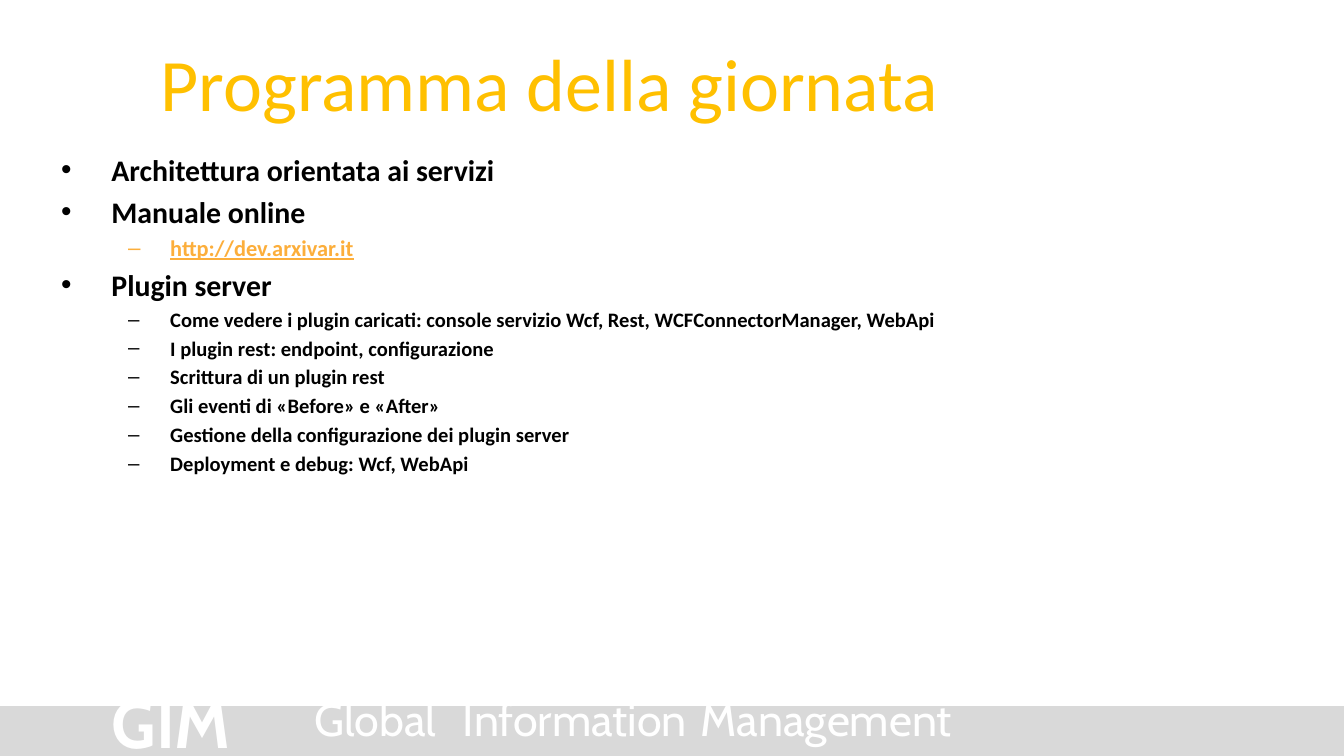
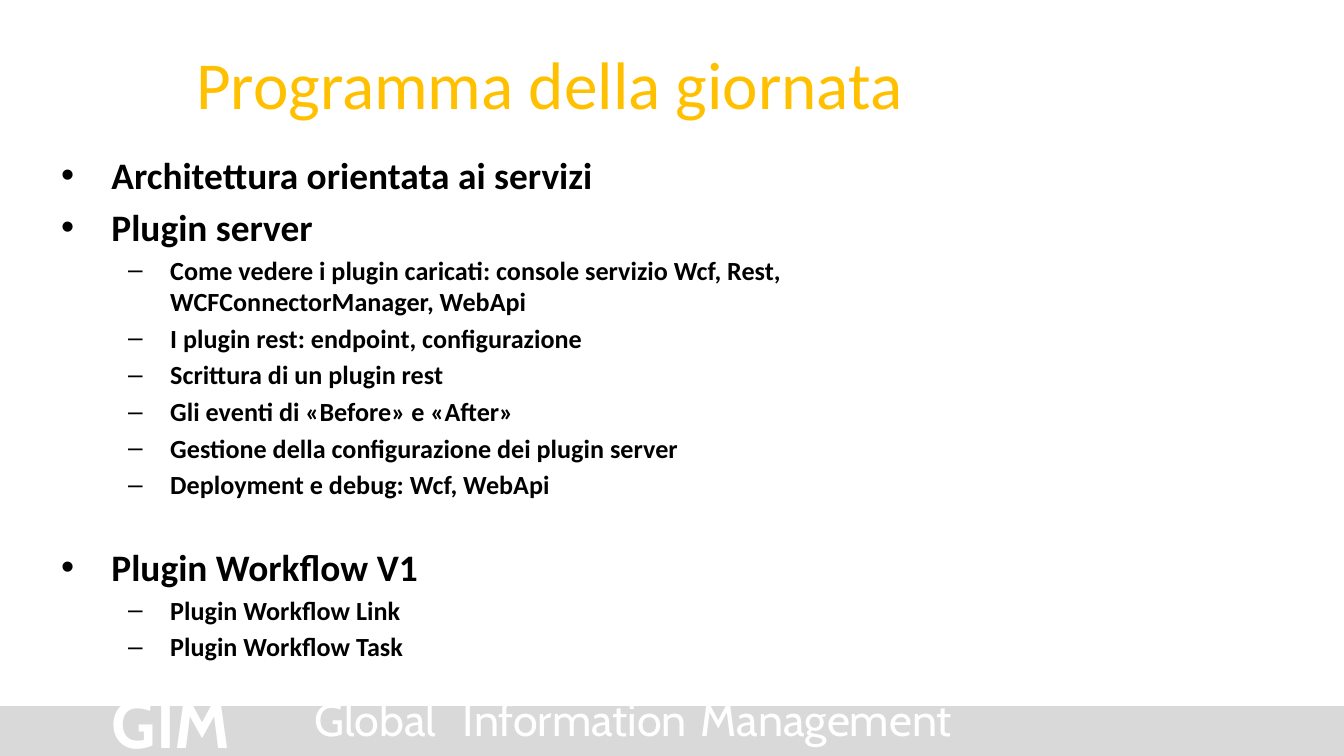
Before and after one commit to Arxivar/Arxivar-Next-Dev-4, a slide deck: slide 2 of doc/ARXDev4.pptx. Drawn at 1344x756 pixels with LibreOffice and Linux fonts; fonts in the diff are those of the drawing; background and template pictures are left out. Boxes give left, top, right and bottom in pixels: in the first picture for what was removed or moved away, otherwise in the second. Text is boxed around its words. In the diff, an @@ line names an element or a change of style, - is before the commit and + after.

```diff
--- a/doc/ARXDev4.pptx
+++ b/doc/ARXDev4.pptx
@@ title "Programma della giornata" at (196,62,903,121): size 39.6 to 36 pt @@
@@ text at (111,162,781,499): size 16 to 20 pt in "Architettura orientata ai servizi", "Plugin server"; size 11 to 14 pt in "Come vedere i plugin caricati: console servizio ...", "I plugin rest: endpoint, configurazione", "Scrittura di un plugin rest", "Gli eventi di «Before» e «After»" and 2 more places @@
@@ text at (111,202,353,260): paragraphs removed @@
-• Manuale online
-  – http://dev.arxivar.it
@@ text at (111,554,418,661): paragraphs added @@
+• Plugin Workflow V1
+  – Plugin Workflow Link
+  – Plugin Workflow Task
```
Also in this commit, not shown: 2 other slides changed, 3 slides added, 1 slide removed.
